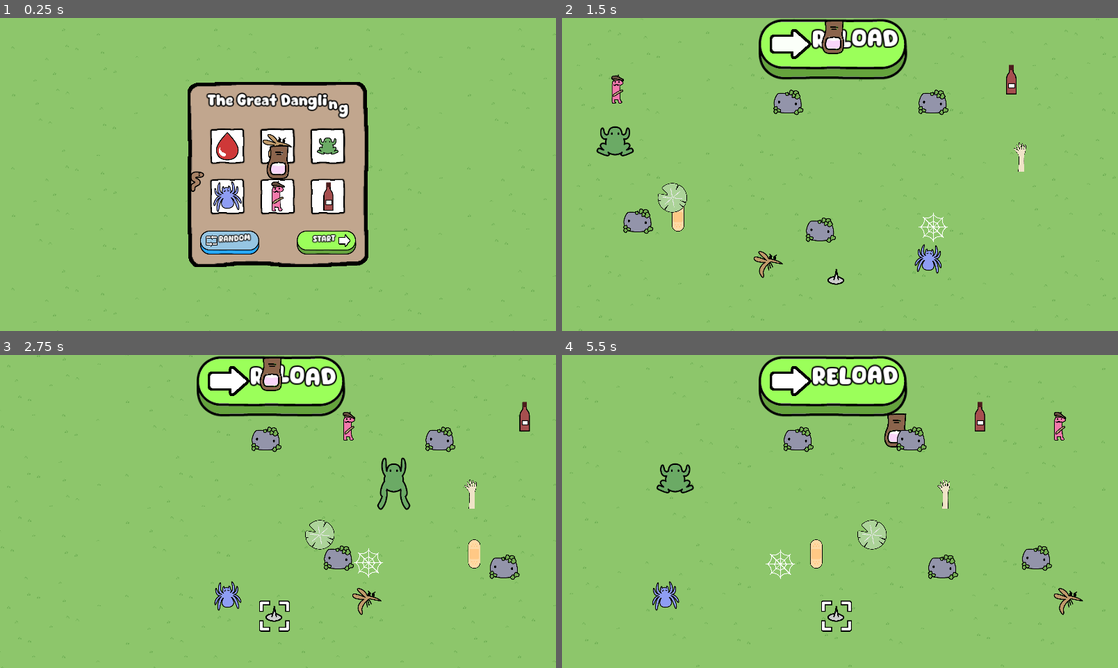
Above: before the commit, frames 1-4 (two rows, left to right).
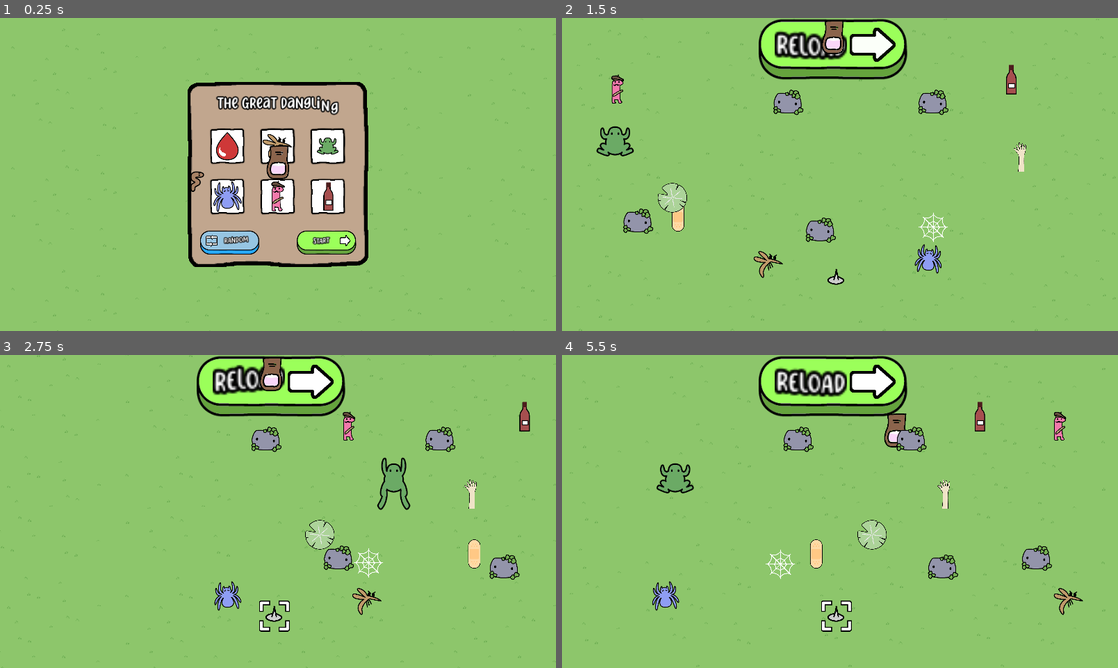
Above: after the commit, the same moments.

Repository: magopian/teamsect
Game: Godot game, scene res://start_menu.tscn
Two runs of this game, one before a commit and one after it. Both use one fixed random seed, a clock stepped at 60 frames per second and the inputs below.
Inputs (mouse positions are in pixels of both pictures, inside the frame that each line leads up to):
- Up to frame 1 (0.25 s): no input
- Up to frame 2 (1.5 s): click (789, 243) at 0.5 s; click (834, 49) at 1.25 s
- Up to frame 3 (2.75 s): click (272, 386) at 2 s
- Up to frame 4 (5.5 s): click (834, 386) at 2.75 s; move the mouse to (962, 495) at 3.52 s; move the mouse to (728, 527) at 4.27 s; move the mouse to (895, 442) at 5.02 s

The runs differ from the first frame. In frame 1, 1.3% of the frame differs, in the area x 37-63%, y 23-74%; in frame 2, 1.5%; in frame 3, 1.4%; in frame 4, 1.8%, in the area x 37-61%, y 2-14%.

Commit message:
Better font (at least it's aligned...)

Diff:
--- a/blinker.gd
+++ b/blinker.gd
@@ -1,7 +1,7 @@
 extends Node2D
 
 
-@onready var target: Node2D
+@onready var target: Node
 
 func _ready() -> void:
 	if not is_inside_tree():
--- a/levels/_base_level.tscn
+++ b/levels/_base_level.tscn
@@ -17,7 +17,6 @@
 [ext_resource type="PackedScene" uid="uid://br1hu3flduvp8" path="res://next.tscn" id="14_pdpr7"]
 [ext_resource type="Texture2D" uid="uid://bvnjmmcem6v5y" path="res://assets/sprites/button_blue.png" id="15_6pkkh"]
 [ext_resource type="PackedScene" uid="uid://ba8uoqwjxbr5i" path="res://finish/win_here.tscn" id="15_mpby0"]
-[ext_resource type="FontFile" uid="uid://brb2v7uqwe5x7" path="res://assets/Cute Dino/Cute Dino.ttf" id="15_uj1d6"]
 [ext_resource type="Texture2D" uid="uid://ckgi1jycdi858" path="res://assets/sprites/random.png" id="16_uyu60"]
 [ext_resource type="Texture2D" uid="uid://pgu48gib573t" path="res://assets/sprites/button_blue_pressed.png" id="16_w8i5v"]
 [ext_resource type="PackedScene" uid="uid://d2e5o1u66fmrk" path="res://pointer/thumbtack.tscn" id="17_dgoyh"]
@@ -179,14 +178,13 @@
 
 [node name="YouWinLabel" type="RichTextLabel" parent="YouWin"]
 clip_contents = false
-offset_left = 581.0
-offset_top = 444.0
-offset_right = 1678.0
-offset_bottom = 654.0
+offset_left = 693.0
+offset_top = 446.0
+offset_right = 1598.0
+offset_bottom = 691.0
 size_flags_horizontal = 3
 mouse_filter = 2
 theme_override_constants/outline_size = 30
-theme_override_fonts/normal_font = ExtResource("15_uj1d6")
 theme_override_font_sizes/bold_italics_font_size = 92
 theme_override_font_sizes/italics_font_size = 92
 theme_override_font_sizes/mono_font_size = 92
@@ -198,14 +196,13 @@
 
 [node name="Label3" type="RichTextLabel" parent="YouWin"]
 clip_contents = false
-offset_left = 840.0
-offset_top = 718.0
-offset_right = 1406.0
-offset_bottom = 762.0
+offset_left = 783.0
+offset_top = 720.0
+offset_right = 1292.0
+offset_bottom = 764.0
 size_flags_horizontal = 3
 mouse_filter = 2
 theme_override_constants/outline_size = 10
-theme_override_fonts/normal_font = ExtResource("15_uj1d6")
 theme_override_font_sizes/bold_italics_font_size = 30
 theme_override_font_sizes/italics_font_size = 30
 theme_override_font_sizes/mono_font_size = 30
@@ -215,10 +212,10 @@
 text = "Would you like to try random levels?"
 
 [node name="ReloadButton" type="TextureButton" parent="YouWin"]
-offset_left = 1420.0
-offset_top = 693.0
-offset_right = 1669.0
-offset_bottom = 795.0
+offset_left = 1306.0
+offset_top = 695.0
+offset_right = 1555.0
+offset_bottom = 797.0
 size_flags_horizontal = 4
 texture_normal = ExtResource("15_6pkkh")
 texture_pressed = ExtResource("16_w8i5v")
@@ -247,7 +244,6 @@
 size_flags_horizontal = 3
 mouse_filter = 2
 theme_override_constants/outline_size = 10
-theme_override_fonts/normal_font = ExtResource("15_uj1d6")
 theme_override_font_sizes/bold_italics_font_size = 30
 theme_override_font_sizes/italics_font_size = 30
 theme_override_font_sizes/mono_font_size = 30
@@ -327,7 +323,6 @@
 offset_bottom = 1252.0
 mouse_filter = 2
 theme_override_constants/outline_size = 15
-theme_override_fonts/normal_font = ExtResource("15_uj1d6")
 theme_override_font_sizes/bold_italics_font_size = 92
 theme_override_font_sizes/italics_font_size = 92
 theme_override_font_sizes/mono_font_size = 92
--- a/levels/frenchie_random.gd
+++ b/levels/frenchie_random.gd
@@ -7,7 +7,10 @@
 	randomize_children_position(obstacles)
 	randomize_children_position(to_be_dangled)
 	super()
-	next.get_node("Label").text = "[center][wave amp=50.0 freq=5.0 connected=1]RELOAD[/wave][/center]"
+	var next_label: RichTextLabel = next.get_node("%Label")
+	next_label.text = "[center][wave amp=50.0 freq=5.0 connected=1]RELOAD[/wave][/center]"
+	next_label.add_theme_font_size_override("normal_font_size", 42)
+
 	next.show()
 	next.next_scene = (load(scene_file_path) as PackedScene)
 
--- a/next.tscn
+++ b/next.tscn
@@ -6,9 +6,10 @@
 [ext_resource type="PackedScene" uid="uid://db2vr0h3x3j1h" path="res://blinker.tscn" id="2_ourv0"]
 [ext_resource type="PackedScene" uid="uid://c6ahy51ofto1b" path="res://click_sound.tscn" id="3_dsmou"]
 [ext_resource type="Texture2D" uid="uid://br8vyvq5nwe10" path="res://assets/sprites/button_pressed.png" id="3_mupyj"]
-[ext_resource type="FontFile" uid="uid://brb2v7uqwe5x7" path="res://assets/Cute Dino/Cute Dino.ttf" id="5_ddxns"]
+[ext_resource type="FontFile" uid="uid://cdkxrey1tnue7" path="res://assets/happy_paradise/Happy Paradise.otf" id="5_5i2nx"]
 
 [node name="Next" type="Node2D"]
+position = Vector2(180, 109)
 script = ExtResource("1_th0a2")
 
 [node name="Button" type="TextureButton" parent="."]
@@ -22,27 +23,44 @@
 
 [node name="ClickSound" parent="Button" instance=ExtResource("3_dsmou")]
 
-[node name="Label" type="RichTextLabel" parent="."]
-clip_contents = false
-offset_left = 47.0
-offset_top = -65.0
-offset_right = 411.0
-offset_bottom = 61.0
+[node name="MarginContainer" type="MarginContainer" parent="Button"]
+layout_mode = 1
+anchors_preset = 15
+anchor_right = 1.0
+anchor_bottom = 1.0
+grow_horizontal = 2
+grow_vertical = 2
+theme_override_constants/margin_left = 20
+theme_override_constants/margin_top = 20
+theme_override_constants/margin_right = 20
+theme_override_constants/margin_bottom = 35
+
+[node name="HBoxContainer" type="HBoxContainer" parent="Button/MarginContainer"]
+layout_mode = 2
+alignment = 2
+
+[node name="Label" type="RichTextLabel" parent="Button/MarginContainer/HBoxContainer"]
+unique_name_in_owner = true
+custom_minimum_size = Vector2(120, 0)
+layout_mode = 2
 mouse_filter = 2
 theme_override_constants/outline_size = 22
-theme_override_fonts/normal_font = ExtResource("5_ddxns")
-theme_override_font_sizes/bold_italics_font_size = 92
-theme_override_font_sizes/italics_font_size = 92
-theme_override_font_sizes/mono_font_size = 92
-theme_override_font_sizes/normal_font_size = 92
-theme_override_font_sizes/bold_font_size = 92
+theme_override_fonts/normal_font = ExtResource("5_5i2nx")
+theme_override_font_sizes/normal_font_size = 52
 bbcode_enabled = true
 text = "[center][wave amp=50.0 freq=5.0 connected=1]NEXT[/wave][/center]"
+fit_content = true
+scroll_active = false
 
-[node name="Sprite2D" type="Sprite2D" parent="."]
-position = Vector2(-38, -1)
+[node name="TextureRect" type="TextureRect" parent="Button/MarginContainer/HBoxContainer"]
+layout_mode = 2
+size_flags_horizontal = 8
 texture = ExtResource("1_p8jan")
+expand_mode = 3
+stretch_mode = 5
 
-[node name="Blinker" parent="Sprite2D" instance=ExtResource("2_ourv0")]
+[node name="Blinker" parent="Button/MarginContainer/HBoxContainer/TextureRect" instance=ExtResource("2_ourv0")]
+position = Vector2(-60.6063, 75.6)
+scale = Vector2(0.4, 0.4)
 
 [connection signal="pressed" from="Button" to="." method="_on_button_pressed"]
--- a/project.godot
+++ b/project.godot
@@ -29,6 +29,10 @@
 window/size/viewport_height=1296
 window/stretch/mode="canvas_items"
 
+[gui]
+
+theme/custom_font="res://assets/happy_paradise/Happy Paradise.otf"
+
 [input]
 
 restart={
--- a/start_menu.tscn
+++ b/start_menu.tscn
@@ -1,9 +1,8 @@
-[gd_scene load_steps=13 format=3 uid="uid://dmvp2b2kh1tqm"]
+[gd_scene load_steps=12 format=3 uid="uid://dmvp2b2kh1tqm"]
 
 [ext_resource type="Script" path="res://start_menu.gd" id="1_cyv5k"]
 [ext_resource type="PackedScene" uid="uid://bv3c4q2qx0kgk" path="res://background_pattern.tscn" id="2_qq0qr"]
 [ext_resource type="Texture2D" uid="uid://bvnjmmcem6v5y" path="res://assets/sprites/button_blue.png" id="4_05re1"]
-[ext_resource type="FontFile" uid="uid://brb2v7uqwe5x7" path="res://assets/Cute Dino/Cute Dino.ttf" id="4_yn7xf"]
 [ext_resource type="Texture2D" uid="uid://pgu48gib573t" path="res://assets/sprites/button_blue_pressed.png" id="5_6bvjf"]
 [ext_resource type="PackedScene" uid="uid://g2egjj0way1e" path="res://pointer/finger.tscn" id="5_6o7i7"]
 [ext_resource type="Texture2D" uid="uid://ckgi1jycdi858" path="res://assets/sprites/random.png" id="5_o6bnq"]
@@ -56,7 +55,6 @@
 theme_override_colors/font_color = Color(1, 1, 1, 1)
 theme_override_colors/font_outline_color = Color(0, 0, 0, 1)
 theme_override_constants/outline_size = 19
-theme_override_fonts/font = ExtResource("4_yn7xf")
 theme_override_font_sizes/font_size = 60
 text = "The Great Dangli"
 horizontal_alignment = 1
@@ -67,7 +65,6 @@
 theme_override_colors/font_color = Color(1, 1, 1, 1)
 theme_override_colors/font_outline_color = Color(0, 0, 0, 1)
 theme_override_constants/outline_size = 19
-theme_override_fonts/font = ExtResource("4_yn7xf")
 theme_override_font_sizes/font_size = 60
 text = "n"
 horizontal_alignment = 1
@@ -79,7 +76,6 @@
 theme_override_colors/font_color = Color(1, 1, 1, 1)
 theme_override_colors/font_outline_color = Color(0, 0, 0, 1)
 theme_override_constants/outline_size = 19
-theme_override_fonts/font = ExtResource("4_yn7xf")
 theme_override_font_sizes/font_size = 60
 text = "g"
 horizontal_alignment = 1
@@ -118,21 +114,20 @@
 
 [node name="Label2" type="RichTextLabel" parent="CanvasLayer/CenterContainer/TextureRect/MarginContainer/VBoxContainer/HBoxContainer2/ReloadButton/HBoxContainer"]
 clip_contents = false
-custom_minimum_size = Vector2(0, 50)
 layout_mode = 2
 size_flags_horizontal = 3
 mouse_filter = 2
 theme_override_colors/default_color = Color(1, 1, 1, 1)
 theme_override_colors/font_outline_color = Color(0, 0, 0, 1)
 theme_override_constants/outline_size = 12
-theme_override_fonts/normal_font = ExtResource("4_yn7xf")
 theme_override_font_sizes/bold_italics_font_size = 30
 theme_override_font_sizes/italics_font_size = 30
 theme_override_font_sizes/mono_font_size = 30
 theme_override_font_sizes/normal_font_size = 30
 theme_override_font_sizes/bold_font_size = 30
 bbcode_enabled = true
-text = "[wave amp=50.0 freq=5.0 connected=1]RANDOM[/wave]"
+text = "[center][wave amp=50.0 freq=5.0 connected=1]RANDOM[/wave][/center]"
+scroll_active = false
 
 [node name="ClickSound" parent="CanvasLayer/CenterContainer/TextureRect/MarginContainer/VBoxContainer/HBoxContainer2/ReloadButton" instance=ExtResource("7_70olq")]
 
@@ -151,7 +146,7 @@
 anchors_preset = 15
 anchor_right = 1.0
 anchor_bottom = 1.0
-offset_left = 68.0
+offset_left = 31.0
 offset_top = 21.0
 offset_right = -25.0
 offset_bottom = -37.0
@@ -160,21 +155,20 @@
 
 [node name="Label3" type="RichTextLabel" parent="CanvasLayer/CenterContainer/TextureRect/MarginContainer/VBoxContainer/HBoxContainer2/StartButton/HBoxContainer"]
 clip_contents = false
-custom_minimum_size = Vector2(0, 50)
 layout_mode = 2
 size_flags_horizontal = 3
 mouse_filter = 2
 theme_override_colors/default_color = Color(1, 1, 1, 1)
 theme_override_colors/font_outline_color = Color(0, 0, 0, 1)
 theme_override_constants/outline_size = 12
-theme_override_fonts/normal_font = ExtResource("4_yn7xf")
 theme_override_font_sizes/bold_italics_font_size = 30
 theme_override_font_sizes/italics_font_size = 30
 theme_override_font_sizes/mono_font_size = 30
 theme_override_font_sizes/normal_font_size = 30
 theme_override_font_sizes/bold_font_size = 30
 bbcode_enabled = true
-text = "[wave amp=50.0 freq=5.0 connected=1]START[/wave]"
+text = "[center][wave amp=50.0 freq=5.0 connected=1]START[/wave][/center]"
+scroll_active = false
 
 [node name="TextureRect" type="TextureRect" parent="CanvasLayer/CenterContainer/TextureRect/MarginContainer/VBoxContainer/HBoxContainer2/StartButton/HBoxContainer"]
 layout_mode = 2
Binary file removed: assets/Cute Dino/Cute Dino.otf
Binary file removed: assets/Cute Dino/Cute Dino.ttf
Not shown, removed: assets/Cute Dino/Cute Dino.ttf.import
Not shown, removed: assets/Cute Dino/More Info.txt
Binary file added: assets/happy_paradise/Happy Paradise.otf
Not shown, changed: assets/happy_paradise/Happy Paradise.otf.import
Not shown, added: assets/happy_paradise/Read Me.txt
Not shown: 1 places in levels/_base_level.tscn that only renumber resources
Not shown, removed: assets/Cute Dino/Read Me.pdf
Not shown, added: assets/cute_dino_2.zip
Not shown, added: assets/happy_paradise/MJTYPE-EULA.pdf
